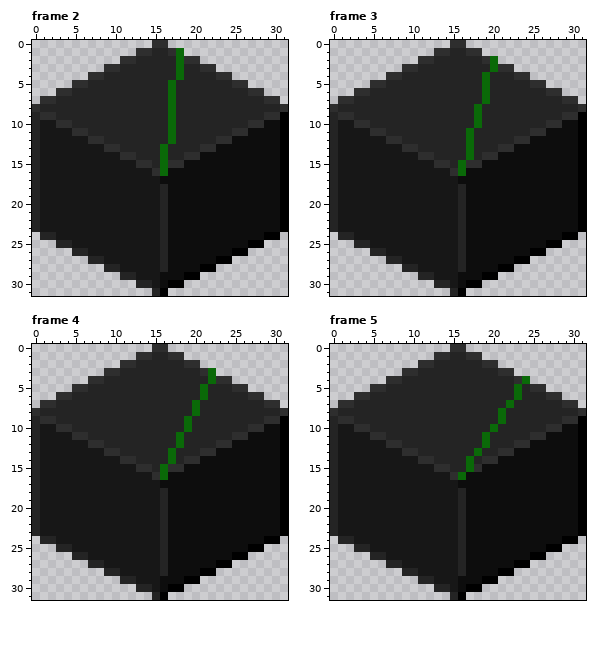
One commit to this pixel-art file: sourceicons/cubes/greenradar/source.ase. The picture above was drawn from the file before the commit.
32x32 pixels, 46 frames. Shown: frame 2, frame 3, frame 4, frame 5. The commit also changed other frames, which this record leaves out.
New version:
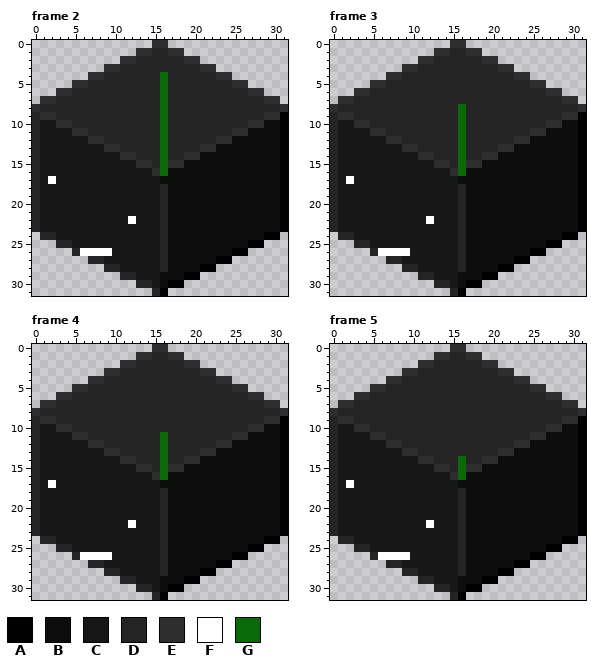
Palette (. is transparent): A #000000  B #0d0d0d  C #171717  D #242424  E #2e2e2e  F #ffffff  G #0a6908
Changes in this commit:
layer "Eyes" now shown
layer "Mouths" now shown
Frame 2, layers "Mouths", "Eyes", "Base":
y 1: x 18 G -> E
y 2..3: x 18 G -> D
y 4: x 16 D -> G; x 18 G -> D
y 5..12: x 16..17 DG -> GD
y 17: x 2 C -> F
y 22: x 12 C -> F
y 26: x 6..9 DCCC -> FFFF
Frame 3, layers "Mouths", "Eyes", "Base":
y 2: x 20 G -> E
y 3: x 20 G -> D
y 4..7: x 19 G -> D
y 8..10: x 16 D -> G; x 18 G -> D
y 11..14: x 16..17 DG -> GD
y 17: x 2 C -> F
y 22: x 12 C -> F
y 26: x 6..9 DCCC -> FFFF
Frame 4, layers "Mouths", "Eyes", "Base":
y 3: x 22 G -> E
y 4: x 22 G -> D
y 5..6: x 21 G -> D
y 7..8: x 20 G -> D
y 9..10: x 19 G -> D
y 11..12: x 16 D -> G; x 18 G -> D
y 13..14: x 16..17 DG -> GD
y 17: x 2 C -> F
y 22: x 12 C -> F
y 26: x 6..9 DCCC -> FFFF
Frame 5, layers "Mouths", "Eyes", "Base":
y 4: x 24 G -> E
y 5..6: x 23 G -> D
y 7: x 22 G -> D
y 8..9: x 21 G -> D
y 10: x 20 G -> D
y 11..12: x 19 G -> D
y 13: x 18 G -> D
y 14: x 16..17 DG -> GD
y 15: x 16..17 DG -> GE
y 17: x 2 C -> F
y 22: x 12 C -> F
y 26: x 6..9 DCCC -> FFFF
